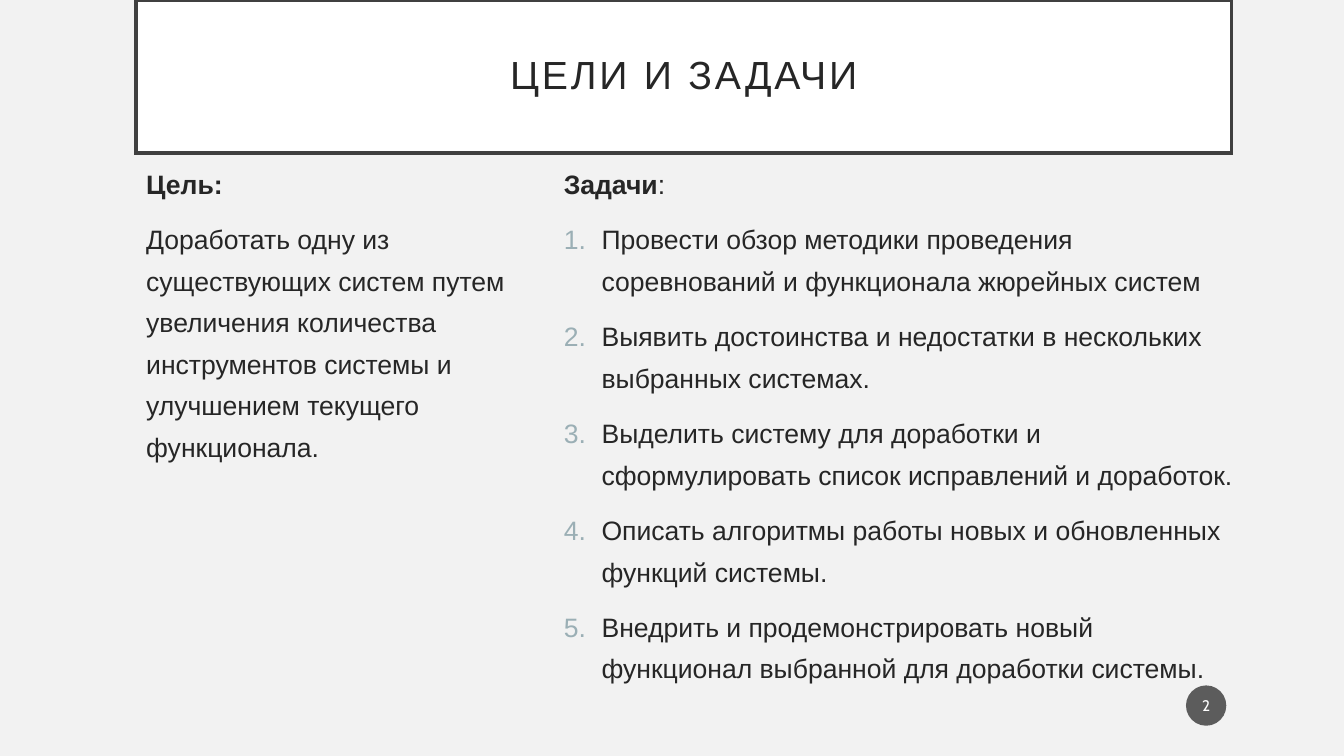
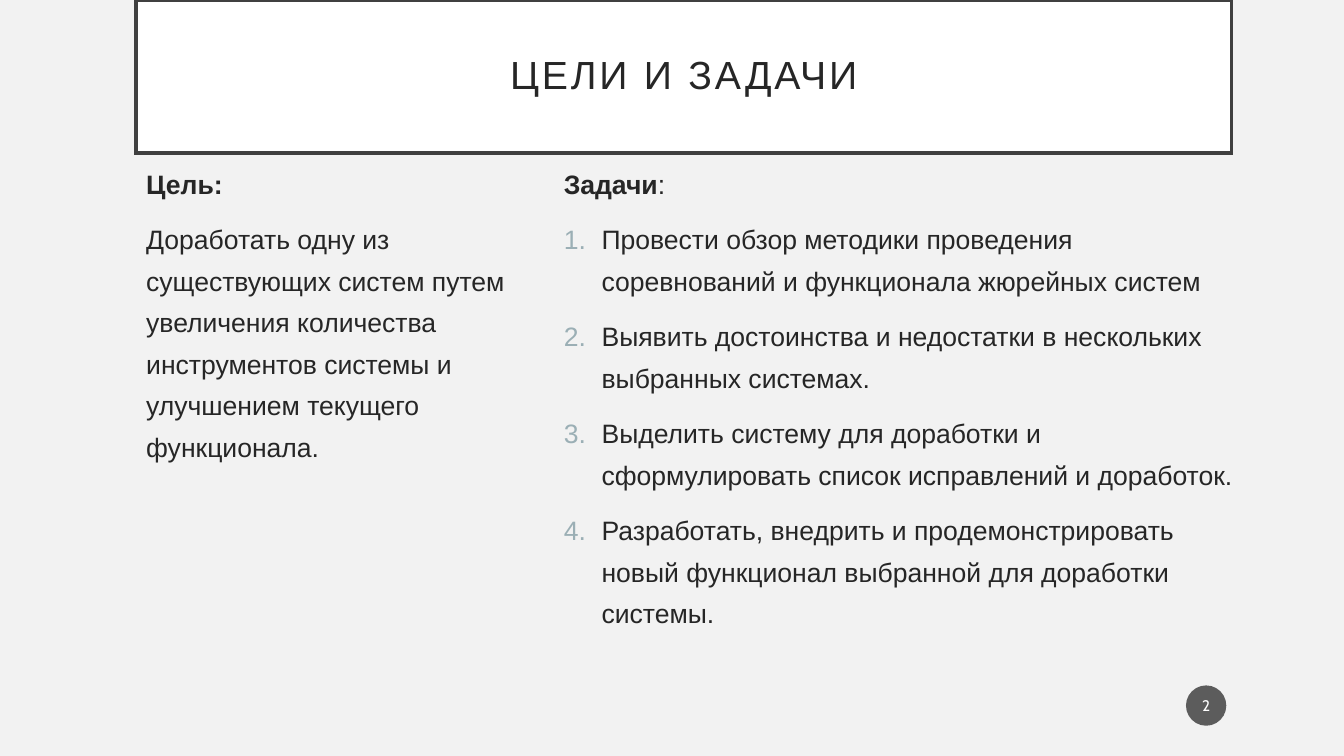
Before and after one commit to PolMarzia/diplom, a slide deck: slide 2 of Prez.pptx. Drawn at 1344x756 pixels with LibreOffice and Linux fonts; fonts in the diff are those of the drawing. Boxes give left, top, right and bottom in pixels: in the first picture for what was removed or moved away, otherwise in the second. Text is boxed around its words. In the diff, an @@ line names an element or a change of style, - is before the commit and + after.

```diff
--- a/Prez.pptx
+++ b/Prez.pptx
@@ text at (602, 520, 1174, 624): text changed @@
-4. Описать алгоритмы работы новых и обновленных функций системы.
-5. Внедрить и продемонстрировать новый функционал выбранной для доработки системы.
+4. Разработать, внедрить и продемонстрировать новый функционал выбранной для доработки системы.
```
Also in this commit, not shown: 9 other slides changed, 2 slides removed, 7 other files.
